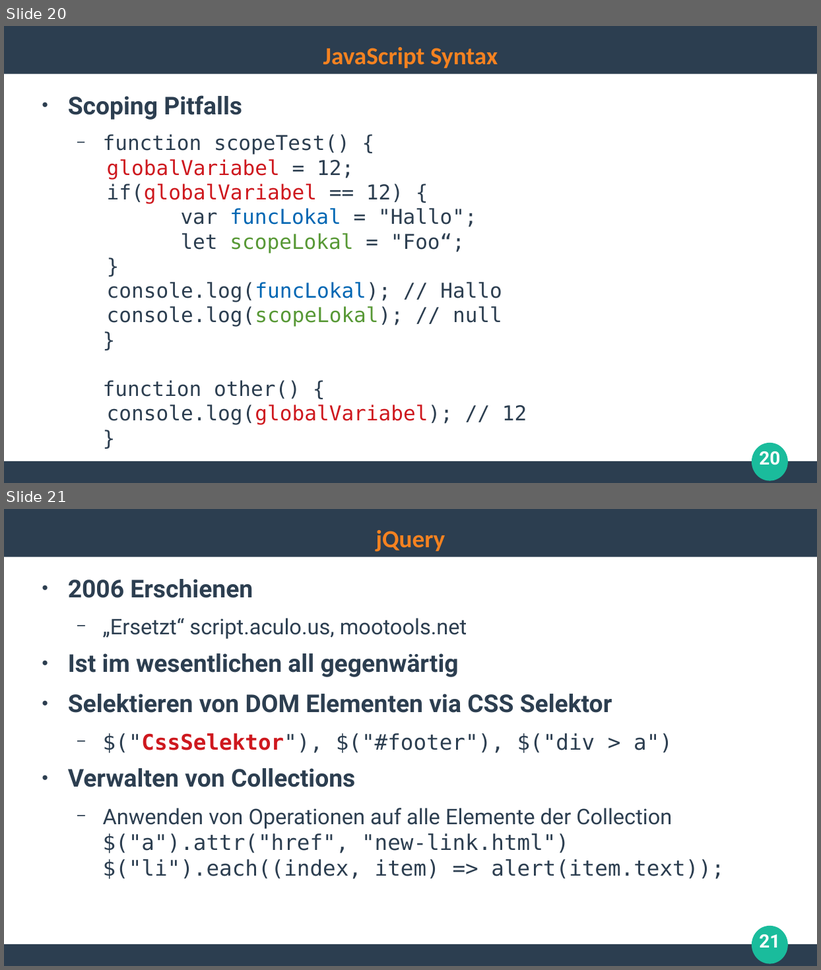
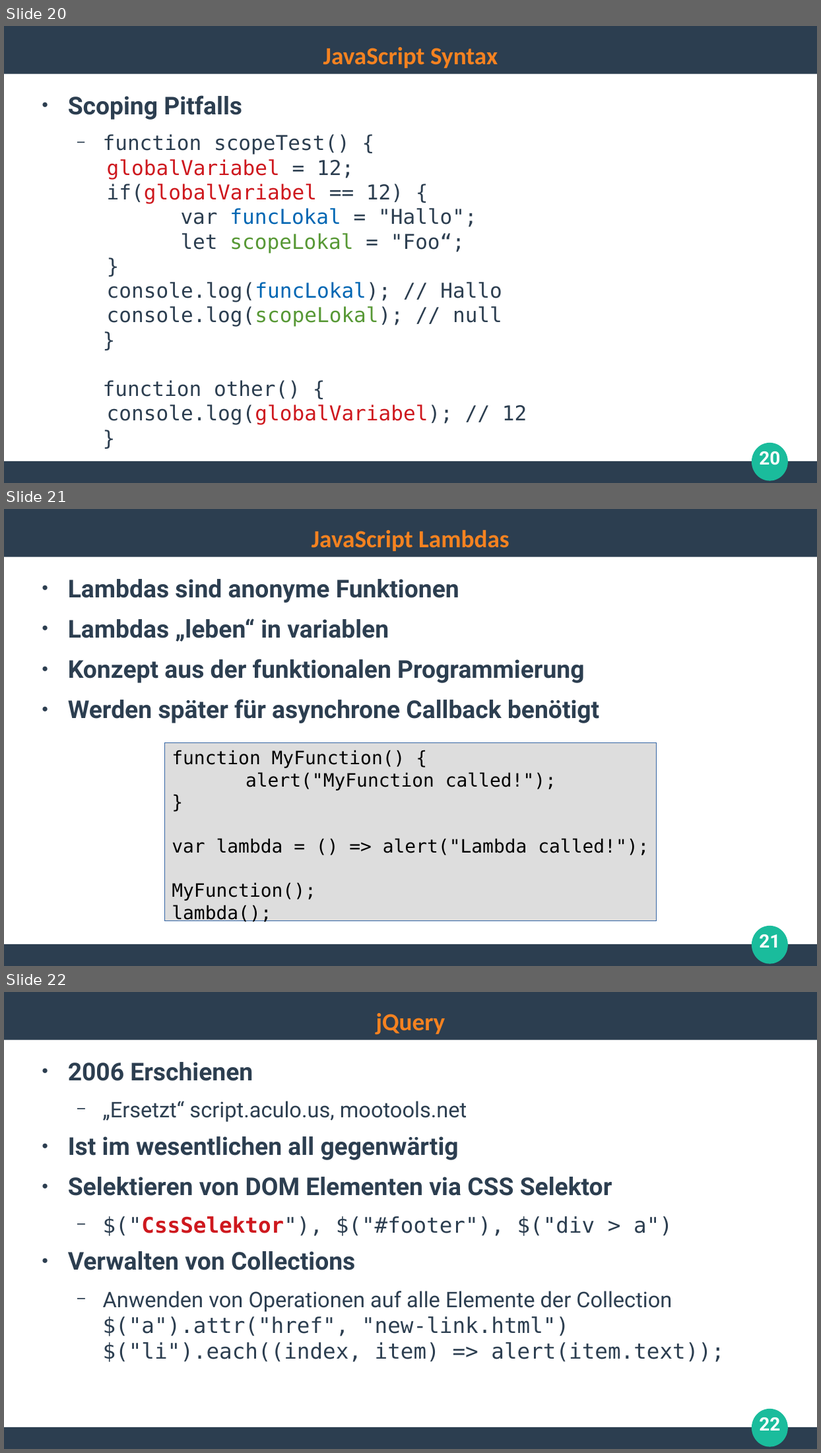
Before and after one commit to ghandmann/HS-AlbSig-WebAnwendungen2, a slide deck: Kapitel/01_Recap_HTML_CSS_JS.odp. Shown one above the other, each under a label of ours: slides 20 and 21 before the commit, slides 20, 21 and 22 after it. The pictures are 821x970 and 821x1453 pixels, drawn with LibreOffice and Linux fonts; fonts in the diff are those of the drawing. Boxes give left, top, right and bottom in pixels: in the first picture for what was removed or moved away, otherwise in the second. Text is boxed around its words. In the diff, an @@ line names an element or a change of style, - is before the commit and + after.

```diff
--- a/Kapitel/01_Recap_HTML_CSS_JS.odp
+++ b/Kapitel/01_Recap_HTML_CSS_JS.odp
@@ slide 21 added at (4, 509, 817, 966), background #FFFFFF; not listed: 3 template elements that a slide beside it also shows @@
@@ title added at (312, 530, 510, 551), 24 pt, text #F58220, bold @@
+JavaScript Lambdas
@@ text added at (68, 579, 599, 723), 24 pt, text #2C3E50, bold @@
+● Lambdas sind anonyme Funktionen
+● Lambdas „leben“ in variablen
+● Konzept aus der funktionalen Programmierung
+● Werden später für asynchrone Callback benötigt
@@ rectangle added at (165, 743, 657, 921), fill #DDDDDD, outline #3465A4 0 pt, 18 pt, text #000000 @@
+function MyFunction() {
+alert("MyFunction called!");
+}
+var lambda = () => alert("Lambda called!");
+MyFunction();
+lambda();
@@ page number added at (759, 935, 780, 948), 18 pt, text #FFFFFF, bold @@
+21
@@ what was slide 21 is now slide 22 @@
@@ page number at (759, 1418, 780, 1431): text changed @@
-21
+22
```
Also in this commit, not shown: 2 slides changed, 1 other slide added.
